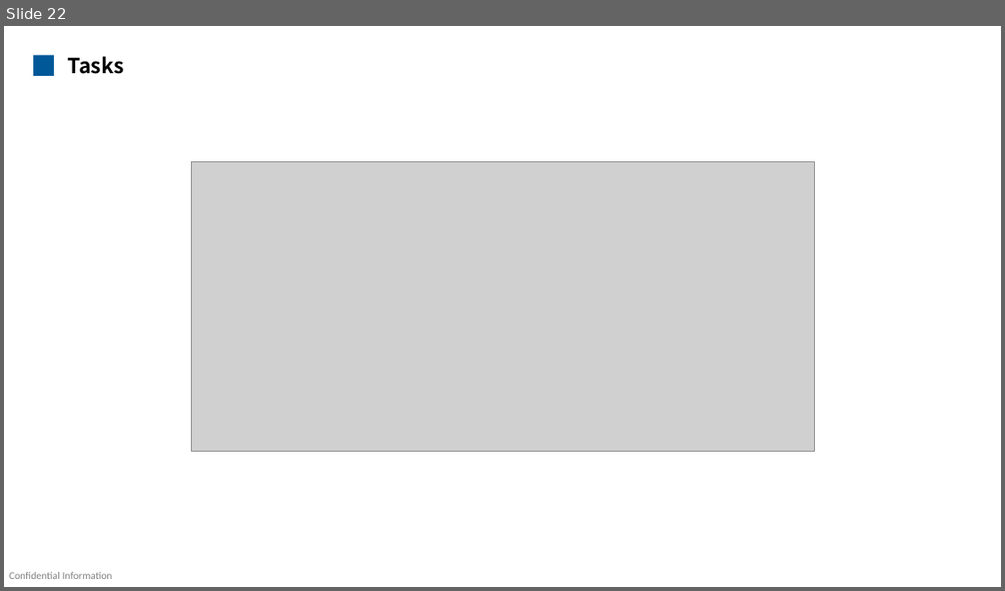
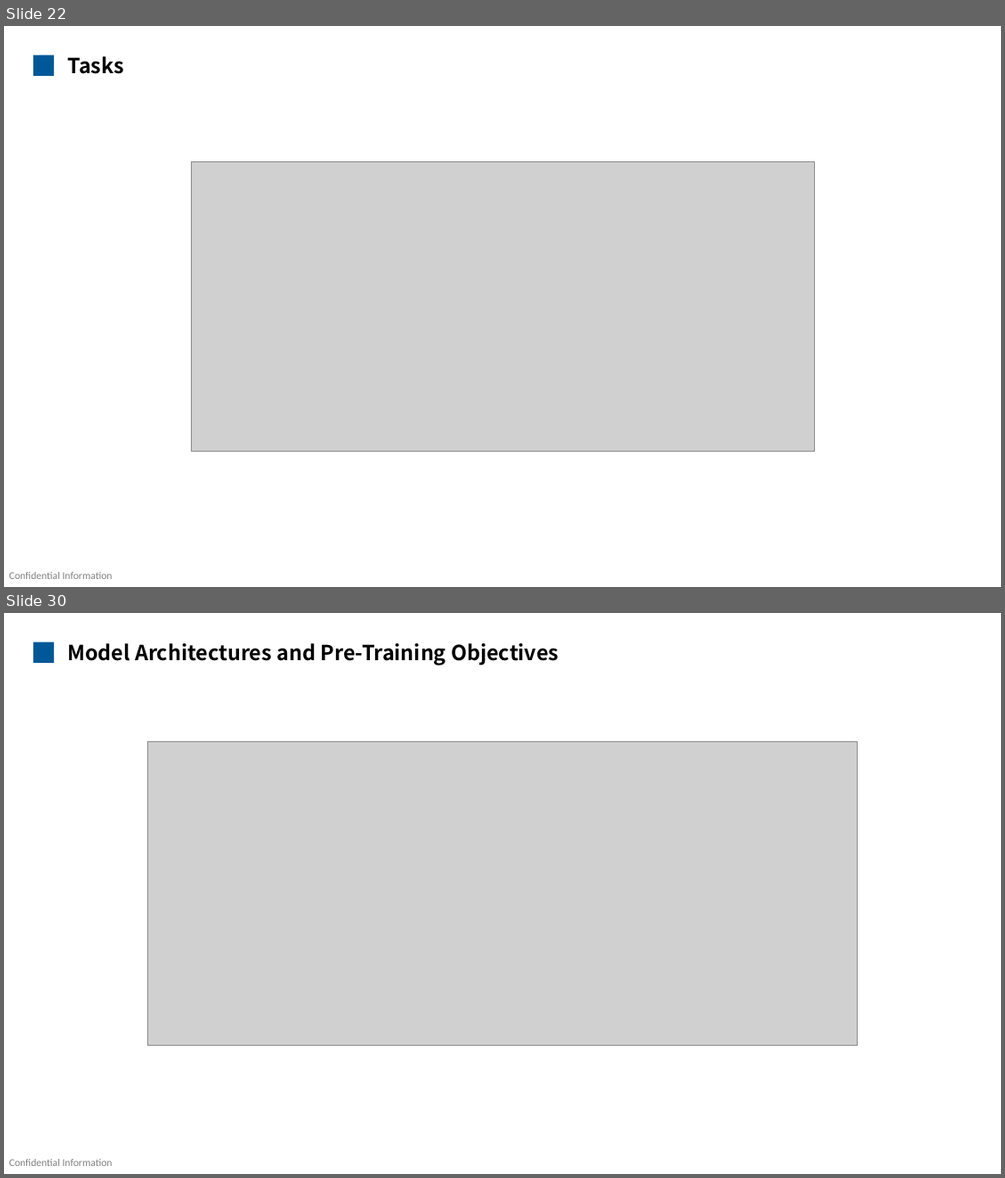
Before and after one commit to mengqinxue/KBase, a slide deck: 01_Data_Scientist/LLM/1-Basics.pptx. Shown one above the other, each under a label of ours: slide 22 before the commit, slides 22 and 30 after it; the slides between them are not shown. The pictures are 1005x591 and 1005x1178 pixels, drawn with LibreOffice and Linux fonts; fonts in the diff are those of the drawing; grey boxes stand for pictures. Boxes give left, top, right and bottom in pixels: in the first picture for what was removed or moved away, otherwise in the second. Text is boxed around its words. In the diff, an @@ line names an element or a change of style, - is before the commit and + after.

```diff
--- a/01_Data_Scientist/LLM/1-Basics.pptx
+++ b/01_Data_Scientist/LLM/1-Basics.pptx
@@ slide 30 added at [4,613,1001,1174], background #FFFFFF; not listed: 1 template element that a slide beside it also shows @@
@@ rectangle added at [33,642,54,663], fill #005898 @@
@@ text added at [67,643,558,666], 20 pt, text #000000, bold @@
+Model Architectures and Pre-Training Objectives
@@ picture added at [147,742,858,1045] @@
```
Also in this commit, not shown: 47 other slides added.
